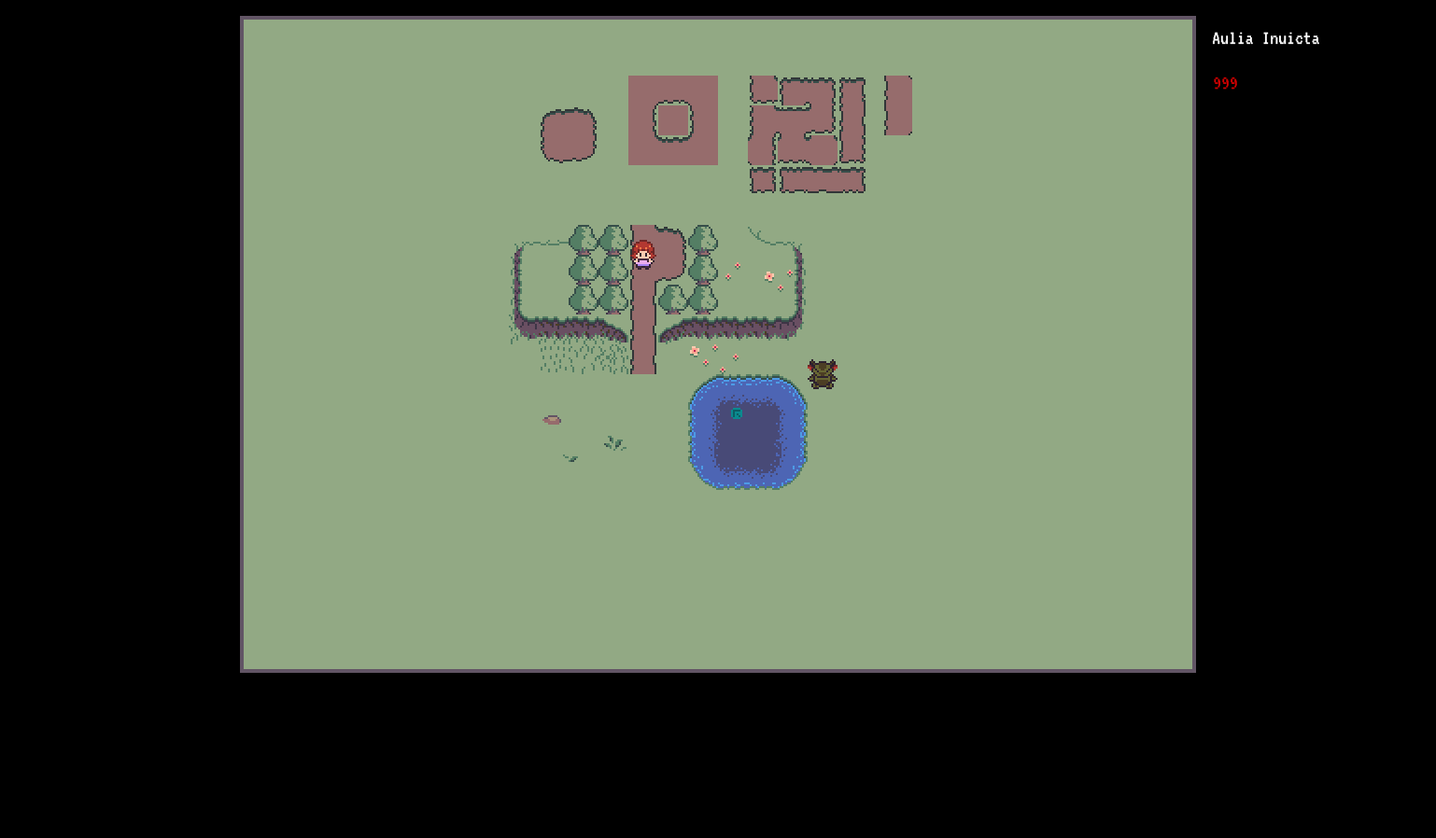
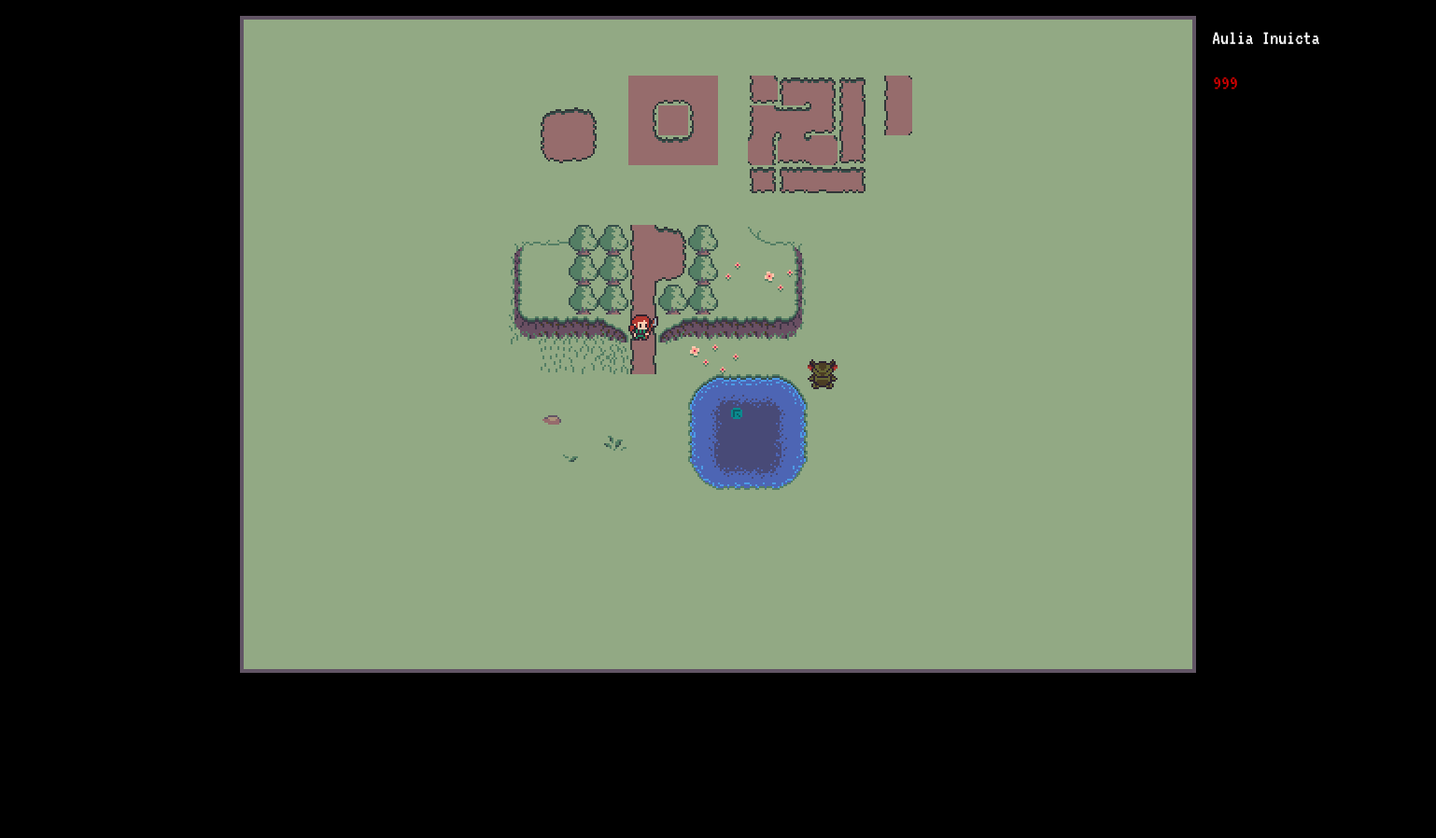
Layer changes from the first 1436×838 image to the second:
added layer "Paint Layer 9(pasted)" in group "Stage Assets" over (628, 254, 659, 341)
hid "Character" over (628, 239, 659, 329)
painted on "Dropoff Merged" over (628, 239, 659, 341)
painted on "Trees and Roads" over (628, 239, 659, 341)
painted on "Stage Panel" over (628, 239, 659, 341)
painted on "Paint Layer 7" over (628, 239, 659, 341)
